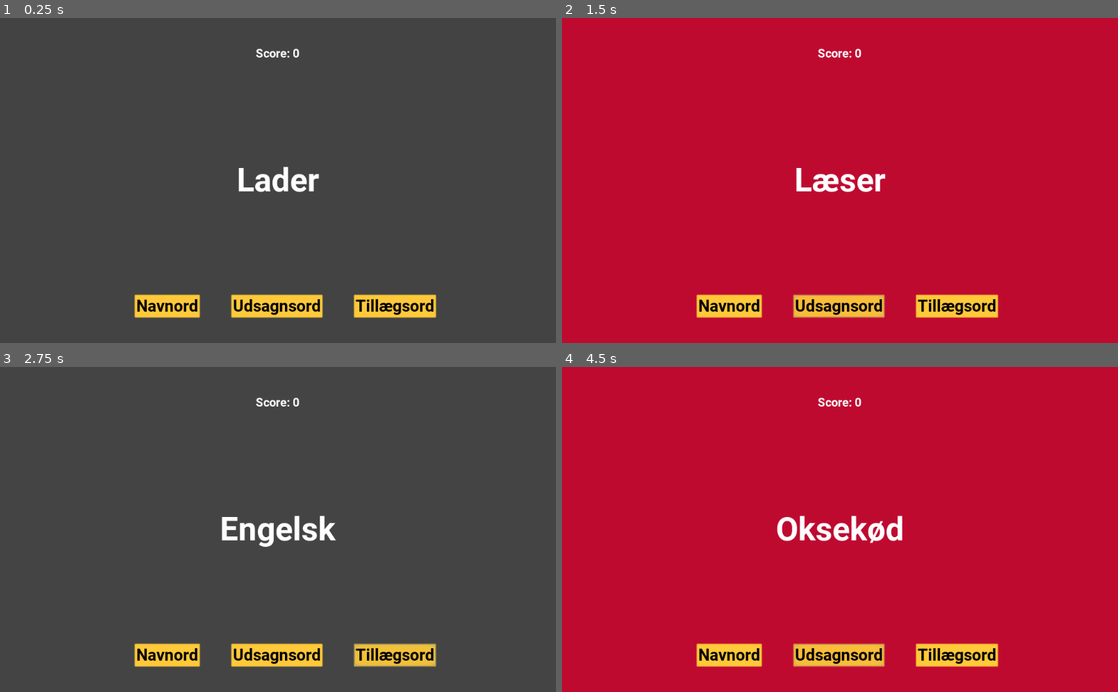
Above: before the commit, frames 1-4 (two rows, left to right).
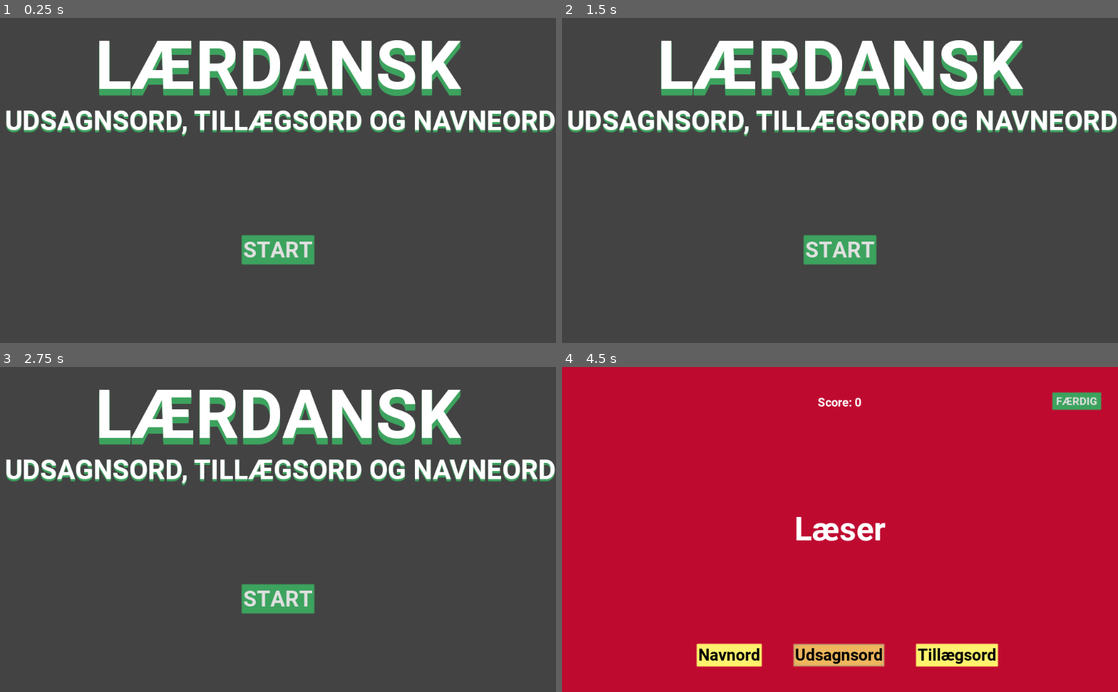
Above: after the commit, the same moments.

Repository: PatrickPLG/LaerDansk
Game: Godot game, scene res://Main.tscn
Same seed, same stepped clock (60 frames per second), same inputs: the game is played once before the commit and once after it. Before the commit the project starts from res://Area2D.tscn.
Inputs (mouse positions are in pixels of both pictures, inside the frame that each line leads up to):
- Up to frame 1 (0.25 s): no input
- Up to frame 2 (1.5 s): click (728, 307) at 0.5 s, where only the run before the commit has a clickable "Navnord"; click (840, 307) at 1.25 s, where only the run before the commit has a clickable "Udsagnsord"
- Up to frame 3 (2.75 s): click (394, 656) at 2 s, where only the run before the commit has a clickable "Tillægsord"
- Up to frame 4 (4.5 s): click (840, 597) at 2.75 s, where only the run after the commit has a clickable "START"; click "Navnord" at 3.5 s; click "Udsagnsord" at 4.25 s

The runs differ from the first frame. In frame 1, 16% of the frame differs, in the area x 1-100%, y 6-93%; in frame 2, 100%, in the area x 0-100%, y 0-100%; in frame 3, 16%; in frame 4, 3.6%.

Commit message:
Title + ending screen

Diff:
--- /dev/null
+++ b/Spil/Area2D.tres
@@ -0,0 +1,12 @@
+[gd_resource type="StyleBoxFlat" format=2]
+
+[resource]
+bg_color = Color( 1, 0.952941, 0.431373, 1 )
+border_width_left = 2
+border_width_top = 2
+border_width_right = 2
+border_width_bottom = 2
+border_color = Color( 1, 0.952941, 0.431373, 1 )
+border_blend = true
+shadow_color = Color( 1, 0.952941, 0.431373, 1 )
+shadow_size = 2
--- a/Spil/Area2D.tscn
+++ b/Spil/Area2D.tscn
@@ -1,55 +1,63 @@
-[gd_scene load_steps=12 format=2]
+[gd_scene load_steps=16 format=2]
 
 [ext_resource path="res://Label.gd" type="Script" id=1]
 [ext_resource path="res://Roboto-Bold.ttf" type="DynamicFontData" id=2]
 [ext_resource path="res://ScoreText.gd" type="Script" id=3]
 [ext_resource path="res://BackgroundTimer.gd" type="Script" id=4]
+[ext_resource path="res://Area2D.tres" type="StyleBox" id=5]
+[ext_resource path="res://HoverStart.tres" type="StyleBox" id=6]
+[ext_resource path="res://normalstart.tres" type="StyleBox" id=7]
 
 [sub_resource type="ImageTexture" id=1]
 
 [sub_resource type="RectangleShape2D" id=2]
 
-[sub_resource type="DynamicFont" id=5]
+[sub_resource type="DynamicFont" id=3]
 size = 60
 font_data = ExtResource( 2 )
 
-[sub_resource type="StyleBoxFlat" id=7]
-bg_color = Color( 1, 0.792157, 0.227451, 0.745098 )
+[sub_resource type="StyleBoxFlat" id=4]
+bg_color = Color( 1, 0.952941, 0.431373, 0.490196 )
 border_width_left = 2
 border_width_top = 2
 border_width_right = 2
 border_width_bottom = 2
-border_color = Color( 1, 0.792157, 0.227451, 0.745098 )
+border_color = Color( 1, 0.952941, 0.431373, 0.490196 )
 border_blend = true
-shadow_color = Color( 1, 0.792157, 0.227451, 0.745098 )
+shadow_color = Color( 1, 0.952941, 0.431373, 0.490196 )
 shadow_size = 2
 
-[sub_resource type="StyleBoxFlat" id=4]
-bg_color = Color( 1, 0.792157, 0.227451, 1 )
+[sub_resource type="StyleBoxFlat" id=5]
+bg_color = Color( 1, 0.952941, 0.431373, 1 )
 border_width_left = 2
 border_width_top = 2
 border_width_right = 2
 border_width_bottom = 2
-border_color = Color( 1, 0.792157, 0.227451, 1 )
+border_color = Color( 1, 0.952941, 0.431373, 1 )
 border_blend = true
-corner_detail = 9
-shadow_color = Color( 1, 0.792157, 0.227451, 1 )
+shadow_color = Color( 1, 0.952941, 0.431373, 1 )
 shadow_size = 2
 
-[sub_resource type="DynamicFont" id=3]
+[sub_resource type="DynamicFont" id=6]
 size = 30
 font_data = ExtResource( 2 )
 
-[sub_resource type="DynamicFont" id=6]
+[sub_resource type="DynamicFont" id=7]
 size = 22
+font_data = ExtResource( 2 )
+
+[sub_resource type="DynamicFont" id=8]
+size = 20
 font_data = ExtResource( 2 )
 
 [node name="Area2D" type="Area2D"]
 
 [node name="Sprite" type="Sprite" parent="."]
+visible = false
 texture = SubResource( 1 )
 
 [node name="CollisionShape2D" type="CollisionShape2D" parent="."]
+visible = false
 shape = SubResource( 2 )
 
 [node name="Control" type="Control" parent="."]
@@ -98,33 +106,42 @@
 [node name="Navneord" type="Button" parent="Control/CenterContainer2/GridContainer"]
 margin_right = 118.0
 margin_bottom = 40.0
-custom_styles/hover = SubResource( 7 )
-custom_styles/normal = SubResource( 4 )
-custom_fonts/font = SubResource( 3 )
+custom_styles/hover = SubResource( 4 )
+custom_styles/pressed = ExtResource( 5 )
+custom_styles/normal = SubResource( 5 )
+custom_fonts/font = SubResource( 6 )
+custom_colors/font_color_disabled = Color( 0, 0, 0, 1 )
 custom_colors/font_color = Color( 0, 0, 0, 1 )
 custom_colors/font_color_hover = Color( 0, 0, 0, 1 )
+custom_colors/font_color_pressed = Color( 0, 0, 0, 1 )
 text = "Navnord"
 
 [node name="Udsagnsord" type="Button" parent="Control/CenterContainer2/GridContainer"]
 margin_left = 178.0
 margin_right = 344.0
 margin_bottom = 40.0
-custom_styles/hover = SubResource( 7 )
-custom_styles/normal = SubResource( 4 )
-custom_fonts/font = SubResource( 3 )
+custom_styles/hover = SubResource( 4 )
+custom_styles/pressed = ExtResource( 5 )
+custom_styles/normal = SubResource( 5 )
+custom_fonts/font = SubResource( 6 )
+custom_colors/font_color_disabled = Color( 0, 0, 0, 1 )
 custom_colors/font_color = Color( 0, 0, 0, 1 )
 custom_colors/font_color_hover = Color( 0, 0, 0, 1 )
+custom_colors/font_color_pressed = Color( 0, 0, 0, 1 )
 text = "Udsagnsord"
 
 [node name="Tillægsord" type="Button" parent="Control/CenterContainer2/GridContainer"]
 margin_left = 404.0
 margin_right = 553.0
 margin_bottom = 40.0
-custom_styles/hover = SubResource( 7 )
-custom_styles/normal = SubResource( 4 )
-custom_fonts/font = SubResource( 3 )
+custom_styles/hover = SubResource( 4 )
+custom_styles/pressed = ExtResource( 5 )
+custom_styles/normal = SubResource( 5 )
+custom_fonts/font = SubResource( 6 )
+custom_colors/font_color_disabled = Color( 0, 0, 0, 1 )
 custom_colors/font_color = Color( 0, 0, 0, 1 )
 custom_colors/font_color_hover = Color( 0, 0, 0, 1 )
+custom_colors/font_color_pressed = Color( 0, 0, 0, 1 )
 text = "Tillægsord"
 
 [node name="CenterContainer3" type="CenterContainer" parent="Control"]
@@ -140,9 +157,23 @@
 margin_top = 18.0
 margin_right = 539.0
 margin_bottom = 45.0
-custom_fonts/font = SubResource( 6 )
+custom_fonts/font = SubResource( 7 )
 text = "TEST"
 script = ExtResource( 3 )
+
+[node name="Færdig" type="Button" parent="Control"]
+margin_left = 904.0
+margin_top = 48.0
+margin_right = 992.0
+margin_bottom = 78.0
+custom_styles/hover = ExtResource( 6 )
+custom_styles/pressed = ExtResource( 6 )
+custom_styles/normal = ExtResource( 7 )
+custom_fonts/font = SubResource( 8 )
+text = "FÆRDIG"
+__meta__ = {
+"_edit_use_anchors_": false
+}
 
 [node name="BackgroundTimer" type="Timer" parent="."]
 wait_time = 0.5
@@ -152,4 +183,5 @@
 [connection signal="pressed" from="Control/CenterContainer2/GridContainer/Navneord" to="Control/CenterContainer/Ord" method="_on_Navneord_pressed"]
 [connection signal="pressed" from="Control/CenterContainer2/GridContainer/Udsagnsord" to="Control/CenterContainer/Ord" method="_on_Udsagnsord_pressed"]
 [connection signal="pressed" from="Control/CenterContainer2/GridContainer/Tillægsord" to="Control/CenterContainer/Ord" method="_on_Tillgsord_pressed"]
+[connection signal="pressed" from="Control/Færdig" to="Control/CenterContainer/Ord" method="_on_Frdig_pressed"]
 [connection signal="timeout" from="BackgroundTimer" to="Control/CenterContainer/Ord" method="_on_BackgroundTimer_timeout"]
--- /dev/null
+++ b/Spil/Ending.gd
@@ -0,0 +1,6 @@
+extends Control
+
+
+
+func _on_Button_pressed():
+	get_tree().change_scene("res://Area2d.tscn")
--- /dev/null
+++ b/Spil/Ending.tscn
@@ -0,0 +1,127 @@
+[gd_scene load_steps=14 format=2]
+
+[ext_resource path="res://faillist_n.gd" type="Script" id=1]
+[ext_resource path="res://UdsagnsordFejl.gd" type="Script" id=2]
+[ext_resource path="res://TillægsordFejl.gd" type="Script" id=3]
+[ext_resource path="res://Roboto-Bold.ttf" type="DynamicFontData" id=4]
+[ext_resource path="res://HoverStart.tres" type="StyleBox" id=5]
+[ext_resource path="res://Ending.gd" type="Script" id=6]
+[ext_resource path="res://logo5.png" type="Texture" id=7]
+[ext_resource path="res://logo3.png" type="Texture" id=8]
+[ext_resource path="res://logo2.png" type="Texture" id=9]
+[ext_resource path="res://logo4.png" type="Texture" id=10]
+
+[sub_resource type="DynamicFont" id=1]
+size = 45
+font_data = ExtResource( 4 )
+
+[sub_resource type="StyleBoxFlat" id=3]
+bg_color = Color( 0.239216, 0.643137, 0.372549, 1 )
+border_width_left = 2
+border_width_top = 2
+border_width_right = 2
+border_width_bottom = 2
+border_color = Color( 0.239216, 0.643137, 0.372549, 1 )
+border_blend = true
+shadow_color = Color( 0.239216, 0.643137, 0.372549, 1 )
+shadow_size = 2
+
+[sub_resource type="DynamicFont" id=2]
+size = 40
+outline_color = Color( 0.239216, 0.643137, 0.372549, 1 )
+font_data = ExtResource( 4 )
+
+[node name="Control" type="Control"]
+anchor_right = 1.0
+anchor_bottom = 1.0
+script = ExtResource( 6 )
+__meta__ = {
+"_edit_use_anchors_": false
+}
+
+[node name="CenterContainer" type="CenterContainer" parent="."]
+margin_top = 224.0
+margin_right = 1024.0
+margin_bottom = 512.0
+__meta__ = {
+"_edit_use_anchors_": false
+}
+
+[node name="GridContainer" type="GridContainer" parent="CenterContainer"]
+margin_left = 473.0
+margin_top = 60.0
+margin_right = 550.0
+margin_bottom = 227.0
+
+[node name="NavneordFejl" type="Label" parent="CenterContainer/GridContainer"]
+margin_right = 77.0
+margin_bottom = 53.0
+custom_fonts/font = SubResource( 1 )
+text = "test"
+script = ExtResource( 1 )
+
+[node name="UdsagnsordFejl" type="Label" parent="CenterContainer/GridContainer"]
+margin_top = 57.0
+margin_right = 77.0
+margin_bottom = 110.0
+custom_fonts/font = SubResource( 1 )
+text = "test"
+script = ExtResource( 2 )
+
+[node name="TillægsordFejl" type="Label" parent="CenterContainer/GridContainer"]
+margin_top = 114.0
+margin_right = 77.0
+margin_bottom = 167.0
+custom_fonts/font = SubResource( 1 )
+text = "test"
+script = ExtResource( 3 )
+
+[node name="CenterContainer2" type="CenterContainer" parent="."]
+margin_left = -15.0
+margin_right = 1009.0
+margin_bottom = 232.0
+__meta__ = {
+"_edit_use_anchors_": false
+}
+
+[node name="logo3" type="Sprite" parent="CenterContainer2"]
+visible = false
+position = Vector2( 534, 160 )
+texture = ExtResource( 8 )
+
+[node name="logo2" type="Sprite" parent="CenterContainer2"]
+visible = false
+position = Vector2( 536, 176 )
+texture = ExtResource( 9 )
+
+[node name="logo4" type="Sprite" parent="CenterContainer2"]
+visible = false
+position = Vector2( 527, 136 )
+texture = ExtResource( 10 )
+
+[node name="logo5" type="Sprite" parent="CenterContainer2"]
+position = Vector2( 527, 136 )
+texture = ExtResource( 7 )
+
+[node name="Start" type="CenterContainer" parent="."]
+margin_top = 512.0
+margin_right = 1024.0
+margin_bottom = 600.0
+__meta__ = {
+"_edit_use_anchors_": false
+}
+
+[node name="Button" type="Button" parent="Start"]
+margin_left = 396.0
+margin_top = 18.0
+margin_right = 628.0
+margin_bottom = 70.0
+custom_styles/hover = ExtResource( 5 )
+custom_styles/pressed = ExtResource( 5 )
+custom_styles/normal = SubResource( 3 )
+custom_fonts/font = SubResource( 2 )
+text = "START IGEN"
+__meta__ = {
+"_edit_use_anchors_": false
+}
+[connection signal="pressed" from="Start/Button" to="." method="_on_Button_pressed"]
--- /dev/null
+++ b/Spil/HoverStart.tres
@@ -0,0 +1,12 @@
+[gd_resource type="StyleBoxFlat" format=2]
+
+[resource]
+bg_color = Color( 0.239216, 0.643137, 0.372549, 0.588235 )
+border_width_left = 2
+border_width_top = 2
+border_width_right = 2
+border_width_bottom = 2
+border_color = Color( 0.239216, 0.643137, 0.372549, 0.588235 )
+border_blend = true
+shadow_color = Color( 0.239216, 0.643137, 0.372549, 0.588235 )
+shadow_size = 2
--- a/Spil/Label.gd
+++ b/Spil/Label.gd
@@ -27,6 +27,7 @@
 
 
 func _on_Udsagnsord_pressed():
+	Score.total_u += 1
 	if u_ord.has(activeword):
 		print("rigtig")
 		Score.score += 1
@@ -34,12 +35,13 @@
 		_ready()
 	else:
 		print("Forkert")
-		#Score.score -= 1
+		Score.fail_list_u.append(activeword)
 		emit_signal("forkert")
 		_ready()
 
 
 func _on_Tillgsord_pressed():
+	Score.total_t += 1
 	if t_ord.has(activeword):
 		print("rigtig")
 		Score.score += 1
@@ -47,12 +49,13 @@
 		_ready()
 	else:
 		print("Forkert")
-		#Score.score -= 1
+		Score.fail_list_t.append(activeword)
 		emit_signal("forkert")
 		_ready()
 
 
 func _on_Navneord_pressed():
+	Score.total_n += 1
 	if n_ord.has(activeword):
 		print("rigtig")
 		Score.score += 1
@@ -60,10 +63,14 @@
 		_ready()
 	else:
 		print("Forkert")
-		#Score.score -= 1
+		Score.fail_list_n.append(activeword)
 		emit_signal("forkert")
 		_ready()
 
 
 func _on_BackgroundTimer_timeout():
 	VisualServer.set_default_clear_color(Color(0.27,0.27,0.27,1))
+
+
+func _on_Frdig_pressed():
+	get_tree().change_scene("res://Ending.tscn")
--- /dev/null
+++ b/Spil/Main.gd
@@ -0,0 +1,6 @@
+extends Control
+
+
+
+func _on_Button_pressed():
+	get_tree().change_scene("res://Area2D.tscn")
--- /dev/null
+++ b/Spil/Main.tscn
@@ -0,0 +1,53 @@
+[gd_scene load_steps=7 format=2]
+
+[ext_resource path="res://logo.tscn" type="PackedScene" id=1]
+[ext_resource path="res://Main.gd" type="Script" id=2]
+[ext_resource path="res://normalstart.tres" type="StyleBox" id=3]
+[ext_resource path="res://Roboto-Bold.ttf" type="DynamicFontData" id=4]
+[ext_resource path="res://HoverStart.tres" type="StyleBox" id=5]
+
+[sub_resource type="DynamicFont" id=2]
+size = 40
+outline_color = Color( 0.239216, 0.643137, 0.372549, 1 )
+font_data = ExtResource( 4 )
+
+[node name="Control" type="Control"]
+anchor_right = 1.0
+anchor_bottom = 1.0
+script = ExtResource( 2 )
+__meta__ = {
+"_edit_use_anchors_": false
+}
+
+[node name="ColorRect" type="ColorRect" parent="."]
+margin_right = 1024.0
+margin_bottom = 600.0
+color = Color( 0.266667, 0.266667, 0.266667, 1 )
+__meta__ = {
+"_edit_use_anchors_": false
+}
+
+[node name="CenterContainer" parent="." instance=ExtResource( 1 )]
+
+[node name="Start" type="CenterContainer" parent="."]
+margin_top = 256.0
+margin_right = 1024.0
+margin_bottom = 600.0
+__meta__ = {
+"_edit_use_anchors_": false
+}
+
+[node name="Button" type="Button" parent="Start"]
+margin_left = 446.0
+margin_top = 146.0
+margin_right = 578.0
+margin_bottom = 198.0
+custom_styles/hover = ExtResource( 5 )
+custom_styles/pressed = ExtResource( 5 )
+custom_styles/normal = ExtResource( 3 )
+custom_fonts/font = SubResource( 2 )
+text = "START"
+__meta__ = {
+"_edit_use_anchors_": false
+}
+[connection signal="pressed" from="Start/Button" to="." method="_on_Button_pressed"]
--- a/Spil/Score.gd
+++ b/Spil/Score.gd
@@ -1,4 +1,9 @@
 extends Node
 
 var score = 0
-var high_score = 0
+var total_t = 0
+var total_n = 0
+var total_u = 0
+var fail_list_t = []
+var fail_list_n = []
+var fail_list_u = []
--- /dev/null
+++ b/Spil/TillægsordFejl.gd
@@ -0,0 +1,17 @@
+extends Label
+
+
+# Declare member variables here. Examples:
+# var a = 2
+# var b = "text"
+
+
+# Called when the node enters the scene tree for the first time.
+func _ready():
+	pass # Replace with function body.
+
+
+# Called every frame. 'delta' is the elapsed time since the previous frame.
+func _process(delta):
+	var totalfail_t = Score.fail_list_t.size()
+	set_text("Tillægsord: " + str(totalfail_t) + " ud af " + str(Score.total_t) + " Fejl")
--- /dev/null
+++ b/Spil/UdsagnsordFejl.gd
@@ -0,0 +1,17 @@
+extends Label
+
+
+# Declare member variables here. Examples:
+# var a = 2
+# var b = "text"
+
+
+# Called when the node enters the scene tree for the first time.
+func _ready():
+	pass # Replace with function body.
+
+
+# Called every frame. 'delta' is the elapsed time since the previous frame.
+func _process(delta):
+	var totalfail_u = Score.fail_list_u.size()
+	set_text("Udsagnsord: " + str(totalfail_u) + " ud af " + str(Score.total_u) + " Fejl")
--- /dev/null
+++ b/Spil/faillist_n.gd
@@ -0,0 +1,17 @@
+extends Label
+
+
+# Declare member variables here. Examples:
+# var a = 2
+# var b = "text"
+
+
+# Called when the node enters the scene tree for the first time.
+func _ready():
+	pass # Replace with function body.
+
+
+# Called every frame. 'delta' is the elapsed time since the previous frame.
+func _process(delta):
+	var totalfail_n = Score.fail_list_n.size()
+	set_text("Navneord: " + str(totalfail_n) + " ud af " + str(Score.total_n) + " Fejl")
--- /dev/null
+++ b/Spil/logo.tscn
@@ -0,0 +1,33 @@
+[gd_scene load_steps=5 format=2]
+
+[ext_resource path="res://logo5.png" type="Texture" id=1]
+[ext_resource path="res://logo3.png" type="Texture" id=2]
+[ext_resource path="res://logo2.png" type="Texture" id=3]
+[ext_resource path="res://logo4.png" type="Texture" id=4]
+
+[node name="CenterContainer" type="CenterContainer"]
+margin_left = -15.0
+margin_right = 1009.0
+margin_bottom = 232.0
+__meta__ = {
+"_edit_use_anchors_": false
+}
+
+[node name="logo3" type="Sprite" parent="."]
+visible = false
+position = Vector2( 534, 160 )
+texture = ExtResource( 2 )
+
+[node name="logo2" type="Sprite" parent="."]
+visible = false
+position = Vector2( 536, 176 )
+texture = ExtResource( 3 )
+
+[node name="logo4" type="Sprite" parent="."]
+visible = false
+position = Vector2( 527, 136 )
+texture = ExtResource( 4 )
+
+[node name="logo5" type="Sprite" parent="."]
+position = Vector2( 527, 136 )
+texture = ExtResource( 1 )
--- /dev/null
+++ b/Spil/normalstart.tres
@@ -0,0 +1,12 @@
+[gd_resource type="StyleBoxFlat" format=2]
+
+[resource]
+bg_color = Color( 0.239216, 0.643137, 0.372549, 1 )
+border_width_left = 2
+border_width_top = 2
+border_width_right = 2
+border_width_bottom = 2
+border_color = Color( 0.239216, 0.643137, 0.372549, 1 )
+border_blend = true
+shadow_color = Color( 0.239216, 0.643137, 0.372549, 1 )
+shadow_size = 2
--- a/Spil/project.godot
+++ b/Spil/project.godot
@@ -15,8 +15,8 @@
 
 [application]
 
-config/name="Spil"
-run/main_scene="res://Area2D.tscn"
+config/name="LærDansk - Udsagnsord, Tillægsord og Navneord"
+run/main_scene="res://Main.tscn"
 config/icon="res://icon.png"
 
 [autoload]
Not shown: 1 places in Spil/Area2D.tscn that only renumber resources
Not shown, changed: Spil/export_presets.cfg
Binary file added: Spil/logo.png
Not shown, added: Spil/logo.png.import
Binary file added: Spil/logo2.png
Not shown, added: Spil/logo2.png.import
Binary file added: Spil/logo3.png
Not shown, added: Spil/logo3.png.import
Binary file added: Spil/logo4.png
Not shown, added: Spil/logo4.png.import
Binary file added: Spil/logo5.png
Not shown, added: Spil/logo5.png.import
(and 3 more such lines)
